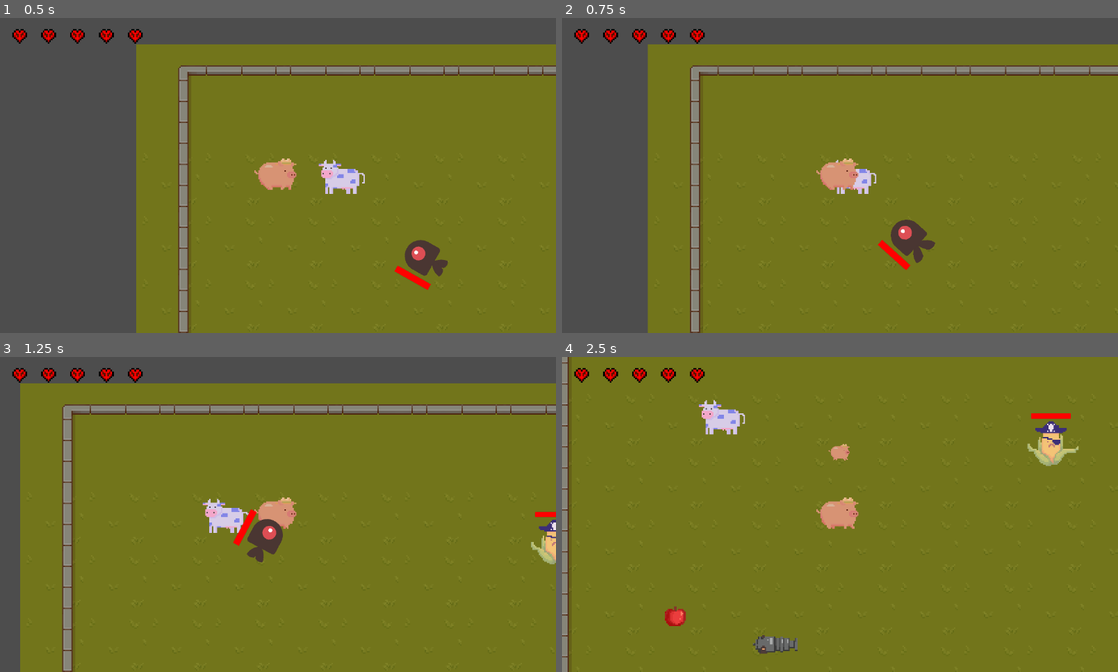
Above: before the commit, frames 1-4 (two rows, left to right).
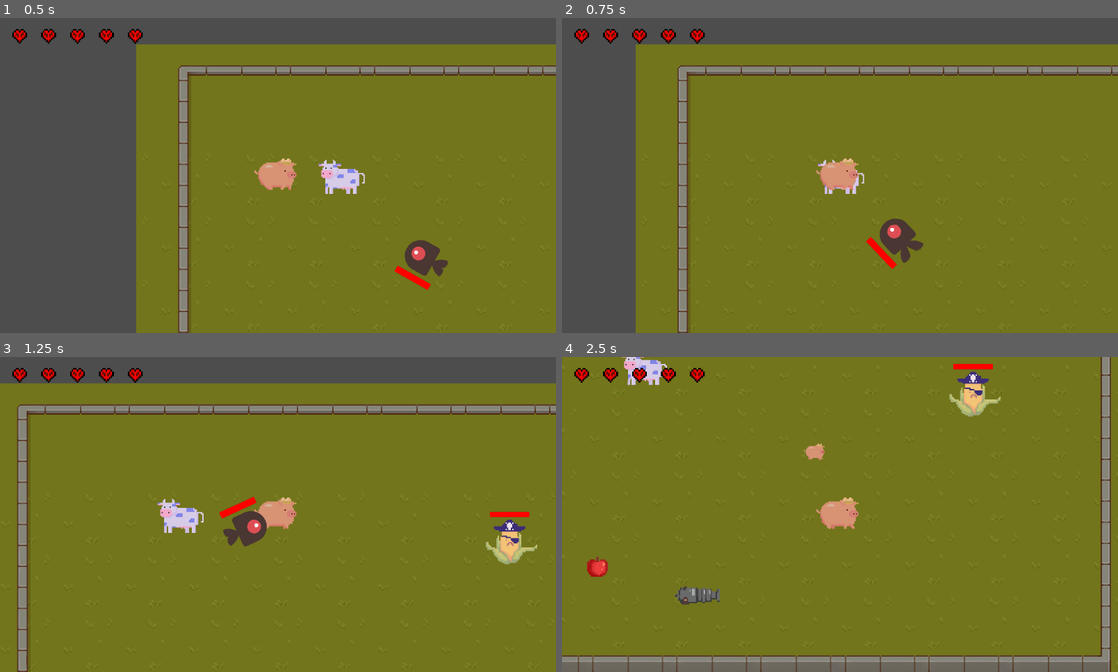
Above: after the commit, the same moments.

Repository: JasonLee4/MaizeRunnerGame
Game: Godot game, scene res://scenes/levels/main_level.tscn
The game is run twice, just before and just after one commit, with the same random seed, the same clock (stepped at 60 frames per second) and the same inputs.
Inputs (mouse positions are in pixels of both pictures, inside the frame that each line leads up to):
- Up to frame 1 (0.5 s): no input
- Up to frame 2 (0.75 s): move the mouse to (962, 159) at 0.52 s; hold D (right) from 0.53 s (still down); hold Space (space) from 0.53 s (still down)
- Up to frame 3 (1.25 s): keep holding D (right); keep holding Space (space)
- Up to frame 4 (2.5 s): move the mouse to (728, 530) at 1.27 s; release D (right) at 1.28 s; release Space (space) at 1.28 s; hold S (down) 1.28-2.03 s; tap F (advance_dialogue) at 1.35 s; tap Space (space) at 1.55 s; move the mouse to (895, 445) at 2.02 s; hold D (right) from 2.03 s (still down); hold Space (space) from 2.03 s (still down); click (895, 445) at 2.1 s

Frame 1 is identical in both runs. In frame 2, 6.7% of the frame differs, in the area x 13-99%, y 8-100%; in frame 3, 9.9%; in frame 4, 12%, in the area x 0-99%, y 0-100%.
Error before the commit: Attempt to call function 'start' in base 'null instance' on a null instance. (res://scenes/characters/pig.gd:58)

Commit message:
fix dash to have cooldown

Diff:
--- a/scenes/characters/Pig.gd
+++ b/scenes/characters/Pig.gd
@@ -10,7 +10,7 @@
 var pig_alive = true
 
 var can_basic_attack = true
-@export var speed = 100
+@export var speed = 150
 
 var basic_damage = 50
 
@@ -52,7 +52,7 @@
 		self.queue_free()
 
 func dash(dashDirection) :
-	if Input.is_action_pressed("space") and dashready:
+	if Input.is_action_just_pressed("space") and dashready:
 		velocity = dashDirection.normalized()*1200
 		dashready = false
 		$dash_cooldown.start()
--- a/scenes/characters/pig.tscn
+++ b/scenes/characters/pig.tscn
@@ -105,6 +105,9 @@
 
 [node name="ranged_attack_cooldown" type="Timer" parent="."]
 
+[node name="dash_cooldown" type="Timer" parent="."]
+wait_time = 4.0
+
 [node name="Marker2D" type="Marker2D" parent="."]
 position = Vector2(16, -15)
 
@@ -113,3 +116,4 @@
 [connection signal="timeout" from="dmg_iframe_cooldown" to="." method="_on_dmg_iframe_cooldown_timeout"]
 [connection signal="timeout" from="basic_attack_cooldown" to="." method="_on_basic_attack_cooldown_timeout"]
 [connection signal="timeout" from="ranged_attack_cooldown" to="." method="_on_ranged_attack_cooldown_timeout"]
+[connection signal="timeout" from="dash_cooldown" to="." method="_on_dash_cooldown_timeout"]
